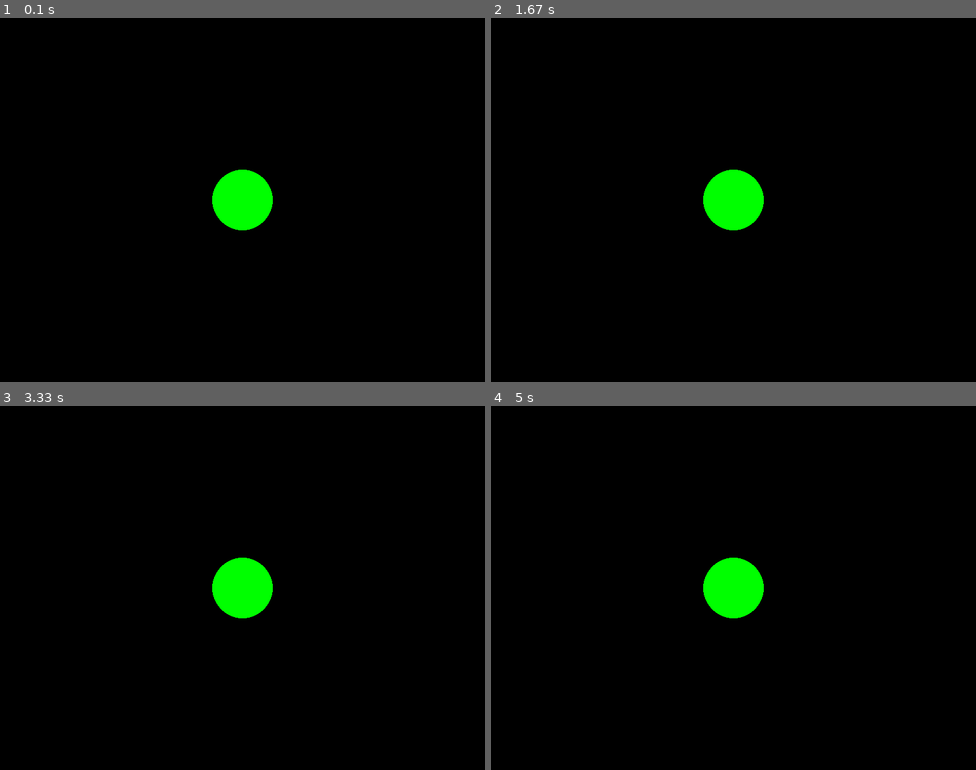
Above: before the commit, frames 1-4 (two rows, left to right).
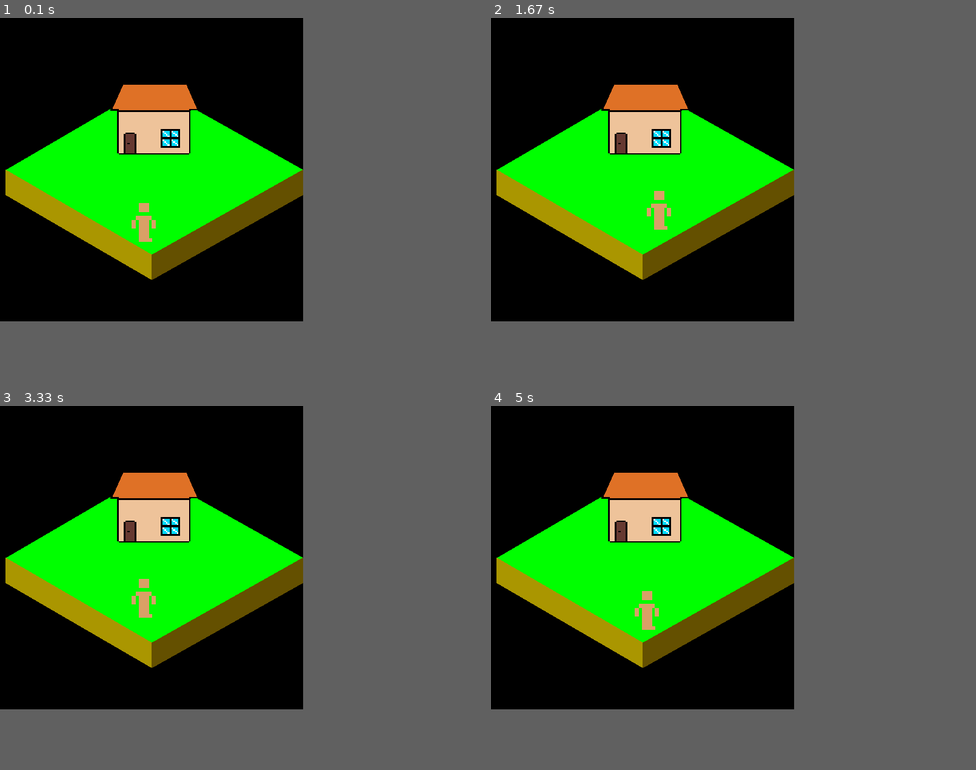
Above: after the commit, the same moments.

Repository: TechnoDark-ti/Game_pygame
Game: pygame game, started from src/main.py
The game is run twice, just before and just after one commit, with the same random seed, the same clock (stepped at 60 frames per second) and the same inputs.
Inputs:
- Up to frame 1 (0.1 s): no input
- Up to frame 2 (1.67 s): hold D 0.33-0.8 s; hold W 0.83-1.13 s; hold D 1.17-1.63 s
- Up to frame 3 (3.33 s): hold A 1.67-2.2 s; hold S 2.23-2.53 s; hold A 2.57-2.97 s; hold W from 3 s (still down)
- Up to frame 4 (5 s): release W at 3.37 s; hold D 3.4-4.03 s; hold S 4.07-4.43 s; hold A 4.47-4.93 s; hold D from 4.97 s (still down)
In our replay, the window is 800x600 before the commit and 500x500 after it. These sizes can differ from the game's own. Grey fills any space a smaller window leaves; there, only what the larger window draws over its background counts as a difference.

The runs differ from the first frame. In frame 1, 18% of the frame differs, in the area x 1-63%, y 18-72%; in frame 2, 18%; in frame 3, 18%; in frame 4, 18%.

Commit message:
versão stable

Diff:
--- /dev/null
+++ b/src/cenario.py
@@ -0,0 +1,66 @@
+import pygame
+from pygame.locals import *
+
+pygame.init()
+
+screenDimension = (500, 500)
+screen = pygame.display.set_mode(screenDimension, 0, 32)
+
+player = pygame.image.load("./assets/player/player.png")
+keys =[False, False, False, False]
+playerPosition = [200, 300]
+velocidade = 10
+
+while True:
+
+    screen.blit(player, playerPosition )
+    pygame.display.flip()
+
+    screen.fill(0)
+    pygame.draw.polygon(screen,(0, 255, 0), ( (10, 250), (250, 110,), (500,250), (250, 390), (10, 250) ), 0)
+    pygame.draw.line(screen, (170, 150, 0), (9, 270), (250, 410), 42)
+    pygame.draw.line(screen, (100, 80, 0), (250, 410), (499, 270), 42)
+
+
+    casa = pygame.image.load("./assets/cenário/cenário.png")
+    screen.blit(casa, (180,90) )
+
+
+
+    for event in pygame.event.get():
+
+        if event.type == pygame.KEYDOWN:
+            if event.key == K_w:
+                keys[0] = True
+            elif event.key == K_a:
+                keys[1] = True
+            elif event.key == K_s:
+                keys[2] = True
+            elif event.key == K_d:
+                keys[3] = True
+
+        if event.type == pygame.KEYUP:
+            if event.key == K_w:
+                keys[0] = False
+            elif event.key == K_a:
+                keys[1] = False
+            elif event.key == K_s:
+                keys[2] = False
+            elif event.key == K_d:
+                keys[3] = False
+
+        if keys[0]:
+            playerPosition[1] -= velocidade # Movimentar pra cima
+        elif keys[1]:
+            playerPosition[0] -= velocidade # Movimentar para esquerda
+        if keys[2]:
+            playerPosition[1] += velocidade # Movimentar para baixo
+        elif keys[3]:
+            playerPosition[0] += velocidade # movimentar para direita
+
+
+        if event.type == pygame.QUIT:
+            pygame.quit()
+            exit(0)
+
+    #pygame.display.update()
--- a/src/main.py
+++ b/src/main.py
@@ -1,32 +1,9 @@
-import pygame
-pygame.init()
+'''
+@autor: DarkCells
 
-x = 400
-y = 300
-velocidade = 10
+'''
 
-janela = pygame.display.set_mode((800, 600))
-pygame.display.set_caption("Janela do Jogo")
+import cenario
 
-janela_aberta = True
-while janela_aberta:
-	pygame.time.delay(50)
-	for event in pygame.event.get():
-		if event.type == pygame.QUIT:
-			janela_aberta = False
-
-	comandos = pygame.key.get_pressed()
-	if comandos[pygame.K_UP]:
-		y-= velocidade
-	if comandos[pygame.K_DOWN]:
-		y+= velocidade
-	if comandos[pygame.K_RIGHT]:
-		x+= velocidade
-	if comandos[pygame.K_LEFT]:
-		x-= velocidade
-
-	janela.fill((0,0,0))
-	pygame.draw.circle(janela, (0,255,0), (400, 300), 50)
-	pygame.display.update()
-
-pygame.quit()
+if __name__ == "__main__":
+    cenario()
Binary file added: assets/cenário/cenário.png
Binary file added: assets/player/player.png
Binary file added: assets/snapshots/print01.png
Not shown, added: assets/cenário/cenário.pxo
Not shown, added: assets/player/player.pxo
